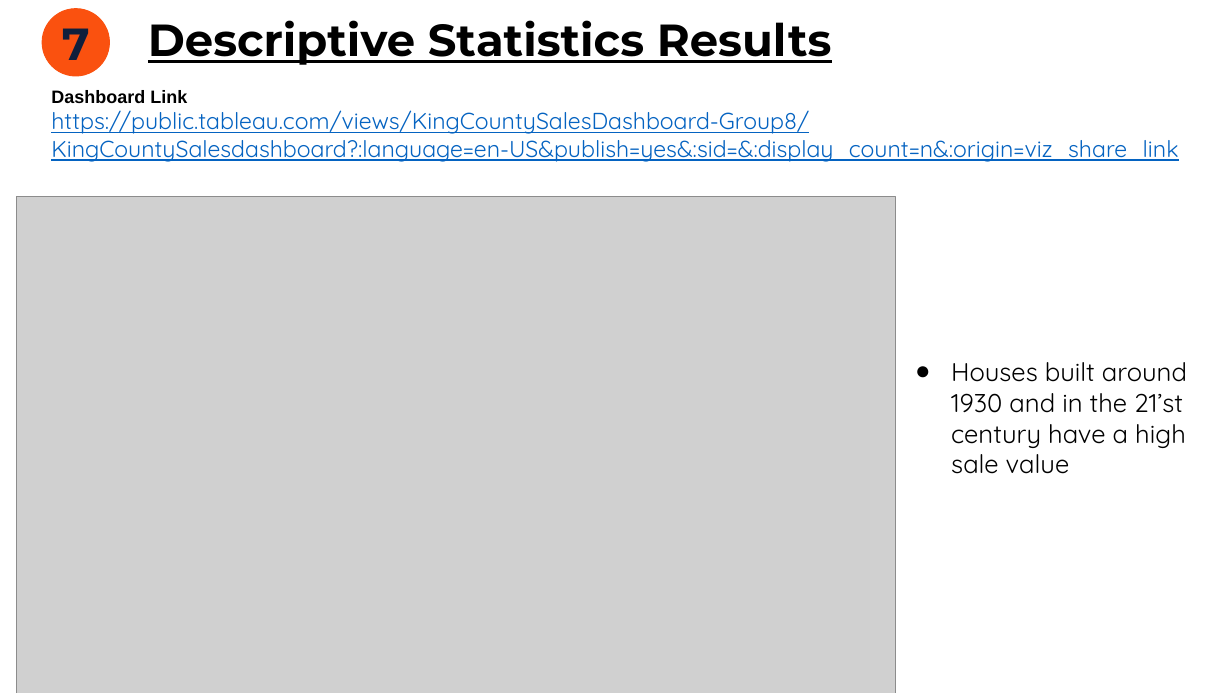
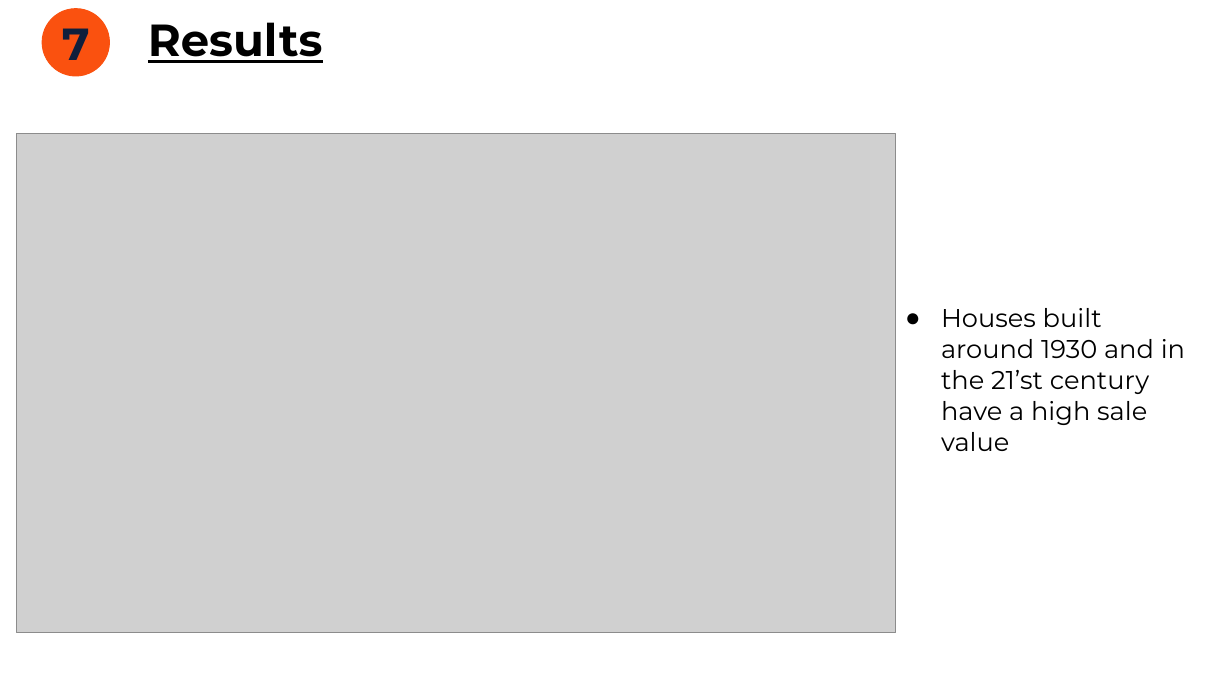
Before and after one commit to bryanmunene/phase_2_group_8_project, a slide deck: slide 12 of Final Group 8 Phase 2 Project_POWERPOINT_DSF PT6.pptx (slide 9 before the commit). Drawn at 1232x693 pixels with LibreOffice and Linux fonts; fonts in the diff are those of the drawing; grey boxes stand for pictures. Boxes give left, top, right and bottom in pixels: in the first picture for what was removed or moved away, otherwise in the second. Text is boxed around its words. In the diff, an @@ line names an element or a change of style, - is before the commit and + after.

```diff
--- a/Final Group 8 Phase 2 Project_POWERPOINT_DSF PT6.pptx
+++ b/Final Group 8 Phase 2 Project_POWERPOINT_DSF PT6.pptx
@@ title at (148, 22, 323, 63): text changed @@
-Descriptive Statistics Results
+Results
@@ text removed at (51, 90, 1178, 162) @@
-Dashboard Link
-https://public.tableau.com/views/KingCountySalesDashboard-Group8/KingCountySalesdashboard?:language=en-US&publish=yes&:sid=&:display_count=n&:origin=viz_share_link
@@ picture: place and size @@
-picture at (17, 197, 897, 693)
+picture at (17, 133, 897, 633)
@@ text "Houses built around 1930 and ...": place and size @@
-text "Houses built around 1930 and ..." at (951, 362, 1187, 474)
+text "Houses built around 1930 and ..." at (941, 308, 1185, 451)
@@ text "Houses built around 1930 and ..." at (941, 308, 1185, 451): font Quicksand to Montserrat @@
```
Also in this commit, not shown: 10 other slides changed, 5 slides added, 3 slides removed, 2 other files.
